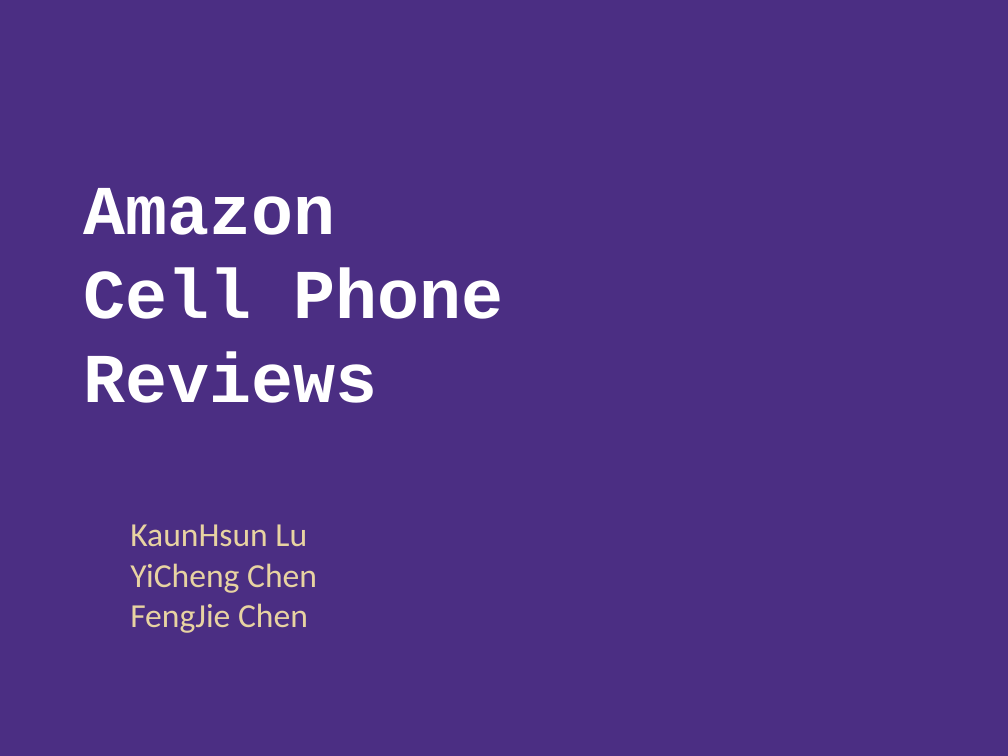
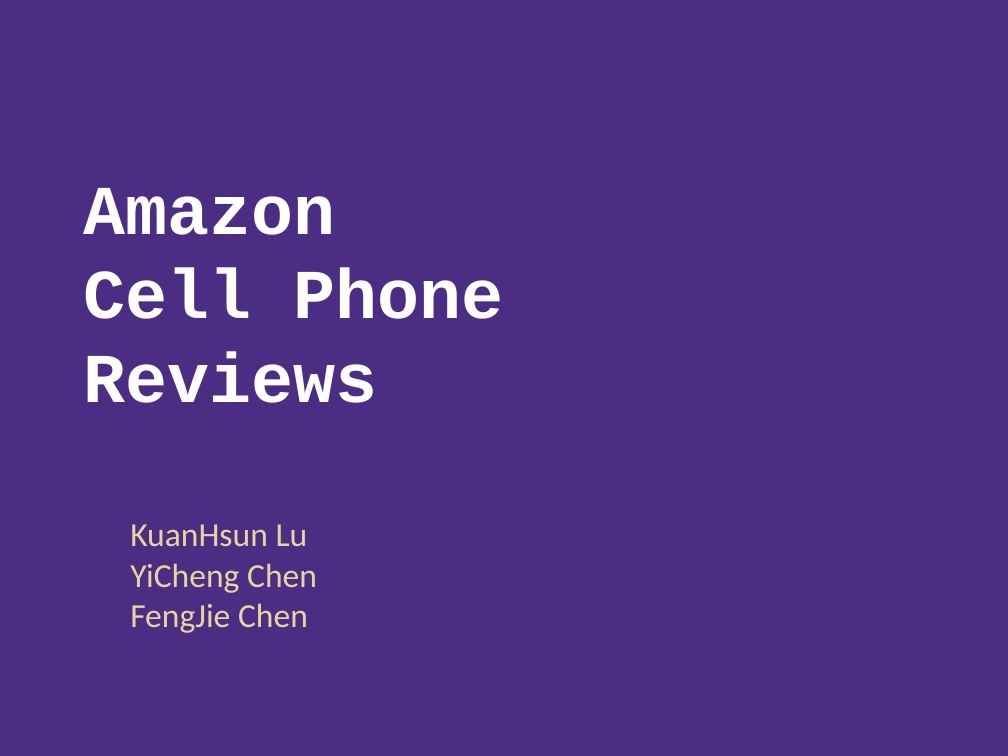
Before and after one commit to cycnc35/AMZ-Cellphone-Review, a slide deck: slide 1 of technologies_reviews.pptx. Drawn at 1008x756 pixels with LibreOffice and Linux fonts; fonts in the diff are those of the drawing; background and template pictures are left out. Boxes give left, top, right and bottom in pixels: in the first picture for what was removed or moved away, otherwise in the second. Text is boxed around its words. In the diff, an @@ line names an element or a change of style, - is before the commit and + after.

```diff
--- a/technologies_reviews.pptx
+++ b/technologies_reviews.pptx
@@ text at <box>130,524,308,546</box>: text changed @@
-KaunHsun Lu
+KuanHsun Lu
```
Also in this commit, not shown: 2 other slides changed, 2 slides added, 1 slide removed.
